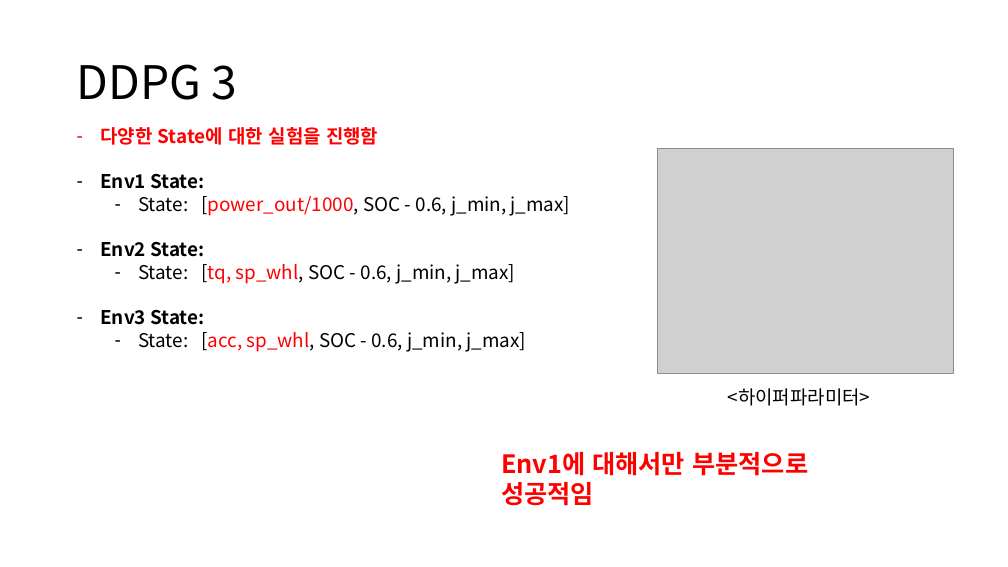
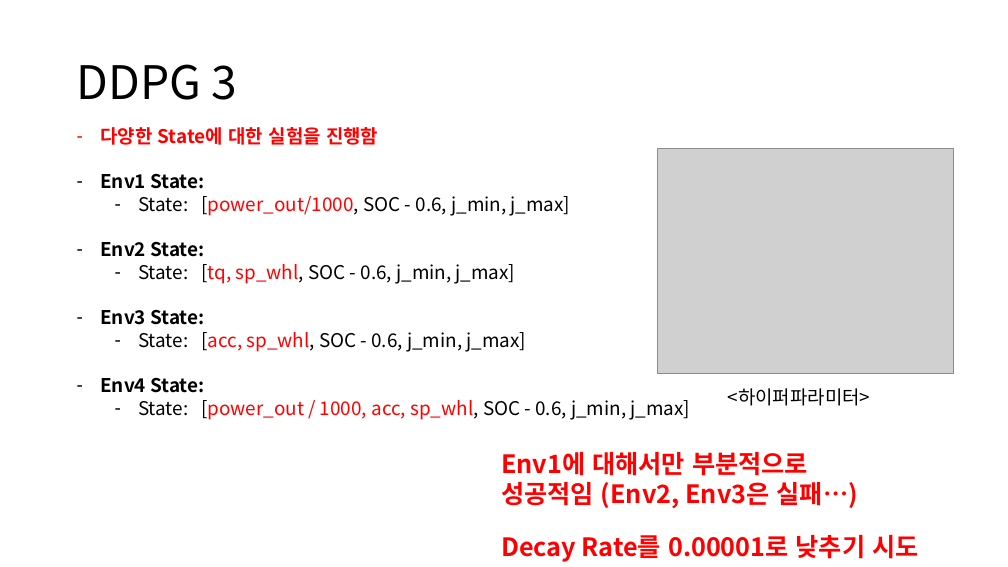
Before and after one commit to zidane89/experiment, a slide deck: slide 10 of 실험정리.pptx. Drawn at 1008x567 pixels with LibreOffice and Linux fonts; fonts in the diff are those of the drawing; grey boxes stand for pictures. Boxes give left, top, right and bottom in pixels: in the first picture for what was removed or moved away, otherwise in the second. Text is boxed around its words. In the diff, an @@ line names an element or a change of style, - is before the commit and + after.

```diff
--- a/실험정리.pptx
+++ b/실험정리.pptx
@@ text at box(100, 377, 691, 420): paragraphs added @@
+– Env4 State:
+  – State: [power_out / 1000, acc, sp_whl, SOC - 0.6, j_min, j_max]
@@ text at box(501, 452, 918, 562): text changed @@
-Env1에 대해서만 부분적으로
-성공적임
+Env1에 대해서만 부분적으로
+성공적임 (Env2, Env3은 실패…)
+Decay Rate를 0.00001로 낮추기 시도
```
